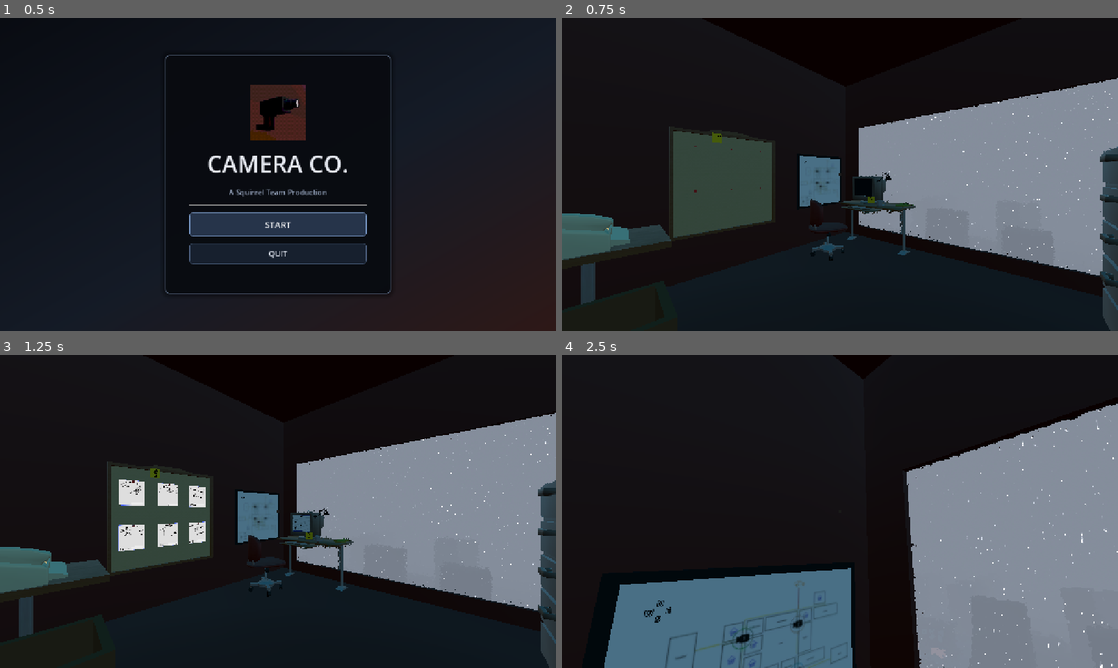
Above: before the commit, frames 1-4 (two rows, left to right).
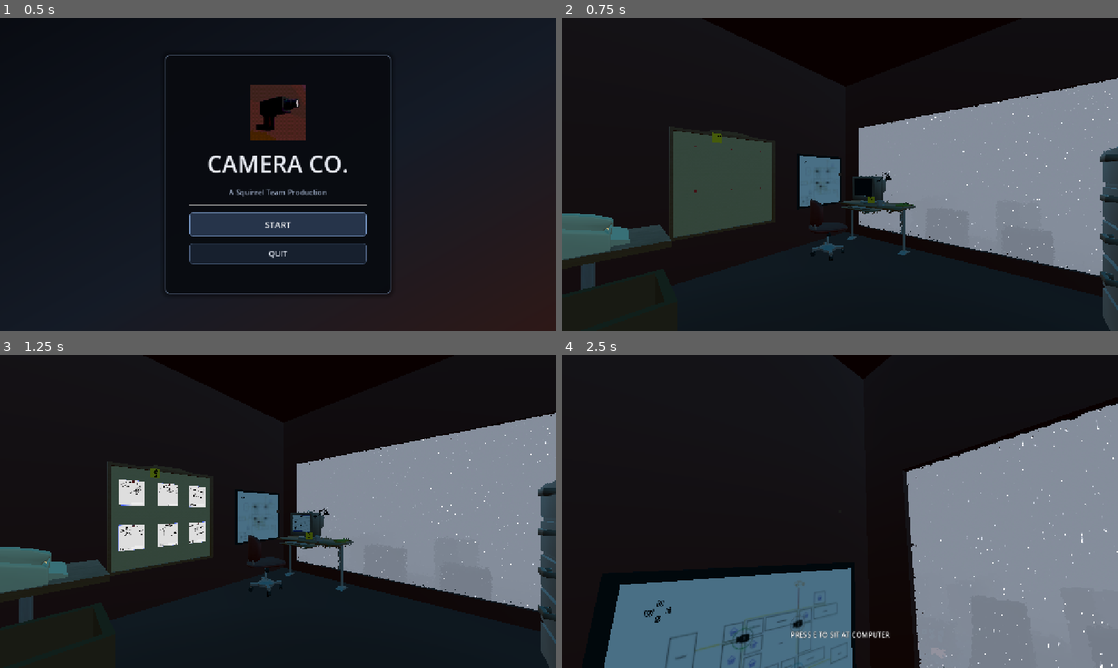
Above: after the commit, the same moments.

Repository: Ciph3rzer0/brackeys-2026.2-trust-no-one
Game: Godot game, scene res://ui/StartMenu.tscn
Two runs of this game, one before a commit and one after it. Both use one fixed random seed, a clock stepped at 60 frames per second and the inputs below.
Inputs (mouse positions are in pixels of both pictures, inside the frame that each line leads up to):
- Up to frame 1 (0.5 s): no input
- Up to frame 2 (0.75 s): click "START" at 0.5 s
- Up to frame 3 (1.25 s): no input
- Up to frame 4 (2.5 s): tap Enter at 1.25 s; move the mouse to (867, 511) at 1.27 s; hold E (pc_interact) 1.28-2.03 s; hold W (pc_forward) from 1.28 s (still down); click (867, 511) at 1.42 s; tap Space at 1.52, 2.27 s; move the mouse to (812, 511) at 2.02 s; tap Ctrl at 2.1 s

Frame 1 is identical in both runs. In frame 2, 0.1% of the frame differs, in the area x 3-6%, y 85-92%; in frame 3, 0.1%; in frame 4, 0.2%, in the area x 41-59%, y 88-91%.

Commit message:
tuned collision for interaction a little more

Diff:
--- a/scenes/office.tscn
+++ b/scenes/office.tscn
@@ -140,7 +140,7 @@
 ambient_light_color = Color(0.90408707, 0.92056644, 0.9382726, 1)
 
 [sub_resource type="BoxShape3D" id="BoxShape3D_chair_interaction"]
-size = Vector3(0.55, 1.4, 1.4)
+size = Vector3(0.6295105, 0.9106811, 2.0118499)
 
 [node name="Office" type="Node3D" unique_id=2119133953]
 
@@ -271,7 +271,7 @@
 transform = Transform3D(-4.678254e-08, 0, 1.0702598, 0, 1.0702598, 0, -1.0702598, 0, -4.678254e-08, 0.11891624, -0.5900414, 0.17210045)
 
 [node name="ReportTrashBin" parent="work area" unique_id=2052586230 instance=ExtResource("34_report_bin")]
-transform = Transform3D(1, 0, 0, 0, 1, 0, 0, 0, 1, -1.2435572, -0.5, 0.19999981)
+transform = Transform3D(1, 0, 0, 0, 1.213446, 0, 0, 0, 1, -1.2435572, -0.5, 0.19999981)
 
 [node name="coffeeCup" parent="work area" unique_id=2141730045 instance=ExtResource("16_gnmmx")]
 transform = Transform3D(0.36970007, 0, 0.6403394, 0, 0.7394002, 0, -0.6403394, 0, 0.36970007, -1.0748136, 0.63390625, 5.0525484)
@@ -4207,12 +4207,12 @@
 redirect_input = NodePath("../../ComputerScreenRenders/ComputerMonitor")
 interaction_text = "press e to sit at computer"
 
-[node name="MountSound" type="AudioStreamPlayer3D" parent="Gameplay/Chair Interaction"]
+[node name="MountSound" type="AudioStreamPlayer3D" parent="Gameplay/Chair Interaction" unique_id=543076116]
 stream = ExtResource("38_computer_mount")
 bus = &"SFX"
 
 [node name="CollisionShape3D" type="CollisionShape3D" parent="Gameplay/Chair Interaction" unique_id=1177674249]
-transform = Transform3D(1.0000001, 0, -5.9604623e-08, 0, 1.0000159, 0, 5.9604623e-08, 0, 1.0000001, 0.72741795, 0.91308296, 0.25)
+transform = Transform3D(1.0000001, 0, -5.9604623e-08, 0, 1.0000159, 0, 5.9604623e-08, 0, 1.0000001, 0.3413446, 1.9777787, 0.5003223)
 shape = SubResource("BoxShape3D_chair_interaction")
 
 [node name="SubmitQuest" type="Node3D" parent="Gameplay" unique_id=1509242997]
--- a/scenes/player.tscn
+++ b/scenes/player.tscn
@@ -1,10 +1,6 @@
 [gd_scene format=3 uid="uid://bxc4ceq66ael3"]
 
 [ext_resource type="Script" uid="uid://b38bjfcu3wwbu" path="res://scripts/player.gd" id="1_3vyb7"]
-
-[sub_resource type="LabelSettings" id="LabelSettings_e7sg5"]
-outline_size = 2
-outline_color = Color(0, 0, 0, 1)
 
 [sub_resource type="StyleBoxFlat" id="StyleBoxFlat_crosshair_dot"]
 bg_color = Color(0.92, 0.92, 0.9, 1)
@@ -17,6 +13,10 @@
 corner_radius_top_right = 3
 corner_radius_bottom_right = 3
 corner_radius_bottom_left = 3
+
+[sub_resource type="LabelSettings" id="LabelSettings_e7sg5"]
+outline_size = 2
+outline_color = Color(0, 0, 0, 1)
 
 [sub_resource type="CapsuleMesh" id="CapsuleMesh_0o143"]
 radius = 0.25
@@ -45,7 +45,7 @@
 
 [node name="InteractionUI" type="CanvasLayer" parent="." unique_id=402336998]
 
-[node name="CrosshairDot" type="Panel" parent="InteractionUI"]
+[node name="CrosshairDot" type="Panel" parent="InteractionUI" unique_id=1256439549]
 anchors_preset = 8
 anchor_left = 0.5
 anchor_top = 0.5
@@ -92,4 +92,5 @@
 
 [node name="CollisionShape3D" type="CollisionShape3D" parent="." unique_id=561644201]
 transform = Transform3D(1, 0, 0, 0, 1, 0, 0, 0, 1, 0, 1, 0)
+visible = false
 shape = SubResource("CapsuleShape3D_h45xw")
Not shown: 1 places in scenes/office.tscn that only renumber resources
